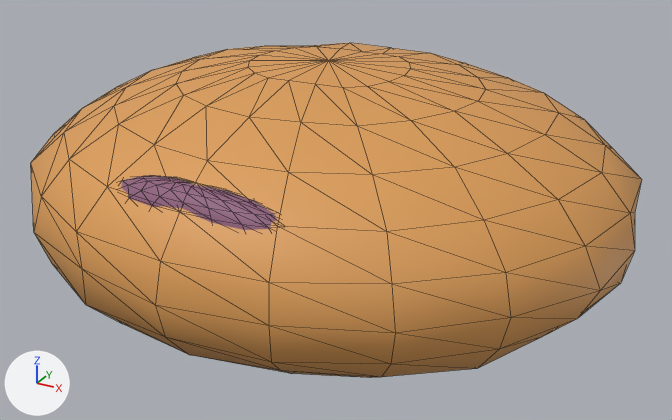
An edit to the glTF model models/catch_breads/bread_petit_an.glb, drawn before and after from the same camera.
Both versions are drawn from a camera (50 mm lens) standing at (0.558, -0.995, 0.466) and looking at (0.014, -0.006, -0.028). The lights are fixed; the arrows at lower left show +X, +Y and +Z. The older version comes first. Mesh edges are drawn as thin lines. Where no turn or scale is listed for an object, it has been applied to the vertices.

Objects in the first picture: 'あんのぞき窓', 'ひと口サイズのパン.001'.
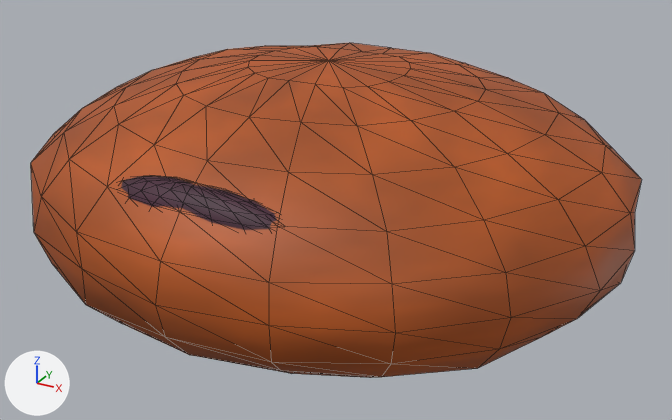
Patch to the scene script:
```diff
--- a/models/catch_breads/bread_petit_an.glb.py
+++ b/models/catch_breads/bread_petit_an.glb.py
@@ img_material_20 @@
+img_material_20 = load_image('material_20', '_unpacked/material_20', 64, 64, 'sRGB')
@@ img_material_02 @@
+img_material_02 = load_image('material_02', '_unpacked/material_02', 64, 64, 'sRGB')
@@ mat_焼きたての山吹色 @@
 mat_焼きたての山吹色 = principled_material('焼きたての山吹色')
-mat_焼きたての山吹色.base_color = (0.72, 0.34, 0.095)  # orange #dd9e57
+mat_焼きたての山吹色.texture = img_material_02
 mat_焼きたての山吹色.roughness = 0.58
@@ mat_レーズン @@
 mat_レーズン = principled_material('レーズン')
-mat_レーズン.base_color = (0.27, 0.11, 0.2)  # purple #8e5d7c
+mat_レーズン.texture = img_material_20
 mat_レーズン.roughness = 0.58
```

Changed parts and their boxes [x1, y1, x2, y2] in the pictures (672 x 420 px):
'ひと口サイズのパン.001', surface changed (orange to brown)
    both: [31, 43, 641, 378]
'あんのぞき窓', surface changed (purple to brown)
    both: [121, 176, 277, 230]
